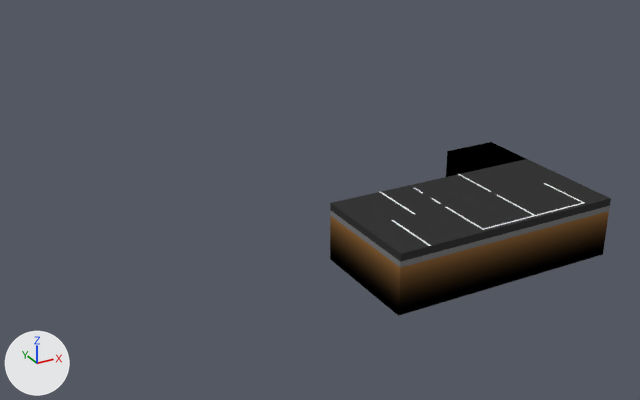
One commit to the Blender file asset_sources/gridmap.blend: the scene before it, then after it.
Rendered twice from a camera (50 mm lens) standing at (-21.8, -24.3, 15.4) and looking at (-6.1, 4.3, 1.1). Lighting does not change. The marker at lower left points along +X, +Y and +Z.

The scene before the commit, as lines of its bpy script (objects in view):
```python
me_cube_002 = bpy.data.meshes.new('Cube.002')
me_cube_002.from_pydata(...)  # a box spanning x -1.25..1.25, y -1.25..1.25, z -1.25..1.25
me_cube_002.materials.append(mat_material_001)  # picture img_atlas_png
me_cube_005 = bpy.data.meshes.new('Cube.005')
me_cube_005.from_pydata(...)  # a box spanning x -1.25..1.25, y -1.25..1.25, z -1.25..1.25
me_cube_005.materials.append(mat_material_001)  # picture img_atlas_png
me_cube_008 = bpy.data.meshes.new('Cube.008')
me_cube_008.from_pydata(...)  # a box spanning x -1.25..1.25, y -1.25..1.25, z -1.25..1.25
me_cube_008.materials.append(mat_material_001)  # picture img_atlas_png
ob_empty = bpy.data.objects.new('empty', me_cube_008)
ob_empty.location = (2.75, 2.25, 0.0)
ob_pspace_corner_right = bpy.data.objects.new('pspace_corner_right', me_cube_002)
ob_pspace_corner_right.location = (-2.25, -0.25, 0.0)
ob_pspace_end = bpy.data.objects.new('pspace_end', me_cube_005)
ob_pspace_end.location = (0.25, 2.25, 0.0)
# also in view: 'black' at (2.8, 4.8, 0.0); 'center_line' at (-4.8, -0.2, 0.0); 'edge_line' at (-4.8, 2.2, 0.0); 'center_dash' at (-2.2, 2.2, 0.0); 'pspace_t' at (0.2, -0.2, 0.0)
```
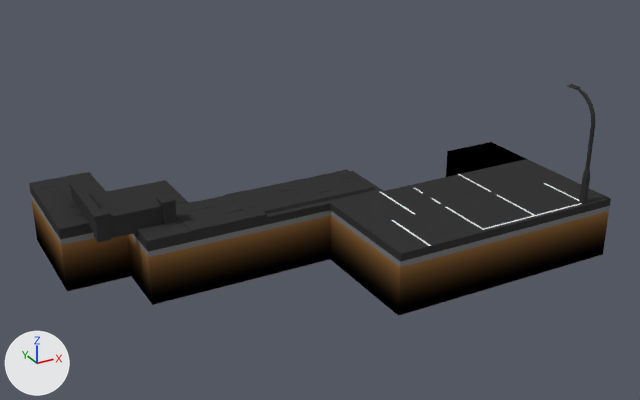
The newer file is also turned or shifted as a whole; pictures and numbers use the older file's frame.

The edits, one by one:
Mesh me_cube_028 is new.
It has 16 vertices, 12 faces and spans x -0.19..0.19, y -1.25..1.25, z -1.28..-0.4.
It uses material mat_material_001 (picture img_atlas_png).
Mesh me_cube_027 is new.
It has 108 vertices, 94 faces and spans x -0.29..1.25, y -0.29..1.25, z -1.28..-0.24.
It uses material mat_material_001 (picture img_atlas_png).
Mesh me_cube_022 is new.
It has 111 vertices, 115 faces and spans x -1.25..1.25, y -1.25..1.25, z -1.25..1.41.
It uses material mat_material_001 (picture img_atlas_png).
Mesh me_cube_020 is new.
It has 44 vertices, 42 faces and spans x -1.25..1.25, y -1.25..1.25, z -1.25..1.41.
It uses material mat_material_001 (picture img_atlas_png).
Mesh me_cube_019 is new.
It has 67 vertices, 69 faces and spans x -1.25..1.25, y -1.25..1.25, z -1.25..1.41.
It uses material mat_material_001 (picture img_atlas_png).
Mesh me_cube_015 is new.
It has 273 vertices, 269 faces and spans x -1.25..0.29, y -0.29..0.29, z -1.28..-0.24.
It uses material mat_material_001 (picture img_atlas_png).
Mesh me_cube_014 is new.
It has 63 vertices, 67 faces and spans x -1.25..1.25, y -1.25..1.25, z -1.25..1.4.
It uses material mat_material_001 (picture img_atlas_png).
Mesh me_cylinder_002 is new.
It has 120 vertices, 109 faces and spans x -0.17..0.17, y -1.15..0.4, z -1.25..3.19.
It uses material mat_material_001 (picture img_atlas_png).
Mesh me_cube_013 is new.
It has 135 vertices, 124 faces and spans x -1.25..1.25, y -1.25..1.25, z -1.25..1.38.
It uses material mat_material_001 (picture img_atlas_png).
Mesh me_cube_011 is new.
It has 133 vertices, 125 faces and spans x -1.25..1.25, y -1.25..1.25, z -1.25..1.39.
It uses material mat_material_001 (picture img_atlas_png).
Mesh me_cube_010 is new.
It has 170 vertices, 153 faces and spans x -1.25..1.25, y -1.25..1.25, z -1.25..1.39.
It uses material mat_material_001 (picture img_atlas_png).
Object 'stone_fence_straight' (ob_stone_fence_straight) is new; it shows me_cube_028.
Its location is (-14.75, 7.25, 2.5).
Object 'stone_fence_corner' (ob_stone_fence_corner) is new; it shows me_cube_027.
Its location is (-14.75, 4.75, 2.5).
Object 'grass_sidewalk_corner' (ob_grass_sidewalk_corner) is new; it shows me_cube_022.
Its location is (-14.75, 9.75, 0.0).
Its rotation in degrees is (0, 0, -90).
Object 'grass' (ob_grass) is new; it shows me_cube_020.
Its location is (-12.25, 7.25, 0.0).
Object 'grass_sidewalk_edge' (ob_grass_sidewalk_edge) is new; it shows me_cube_019.
Its location is (-14.75, 7.25, 0.0).
Object 'stone_fence_end' (ob_stone_fence_end) is new; it shows me_cube_015.
Its location is (-12.25, 4.75, 2.5).
Object 'sidewalk' (ob_sidewalk) is new; it shows me_cube_014.
Its location is (-12.25, 4.75, 0.0).
Object 'Cylinder' (ob_cylinder) is new; it shows me_cylinder_002.
Its location is (2.75, -0.25, 2.5).
Object 'sidewalk_inside_corner' (ob_sidewalk_inside_corner) is new; it shows me_cube_013.
Its location is (-9.75, 4.75, 0.0).
Its rotation in degrees is (0, 0, 90).
Object 'sidewalk_edge' (ob_sidewalk_edge) is new; it shows me_cube_011.
Its location is (-7.25, 4.75, 0.0).
Its rotation in degrees is (0, 0, -90).
Object 'sidewalk_corner' (ob_sidewalk_corner) is new; it shows me_cube_010.
Its location is (-4.75, 4.75, 0.0).

Location of each change, [x1, y1, x2, y2] in pixels of the pictures (640 x 400 px):
'sidewalk', added
    after: [127, 202, 216, 305]
'sidewalk_inside_corner', added
    after: [189, 190, 275, 288]
'grass_sidewalk_edge', added
    after: [43, 192, 131, 291]
'sidewalk_edge', added
    after: [246, 179, 330, 273]
'grass_sidewalk_corner', added (black)
    after: [29, 172, 106, 263]
'sidewalk_corner', added (black)
    after: [302, 169, 383, 203]
'stone_fence_corner', added (black)
    after: [86, 203, 137, 242]
'grass', added (black)
    after: [107, 180, 188, 210]
'stone_fence_end', added (black)
    after: [133, 195, 177, 229]
'Cylinder', added (black)
    after: [567, 84, 595, 204]
'stone_fence_straight', added (black)
    after: [68, 181, 95, 222]
